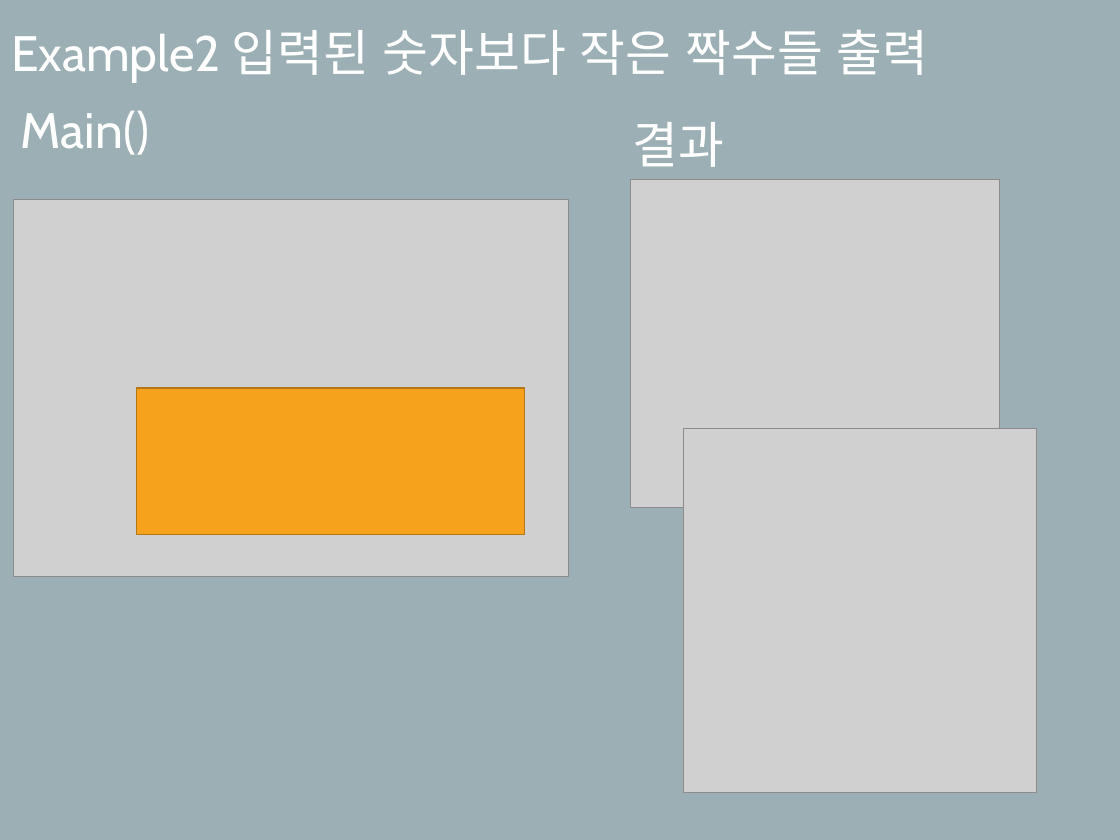
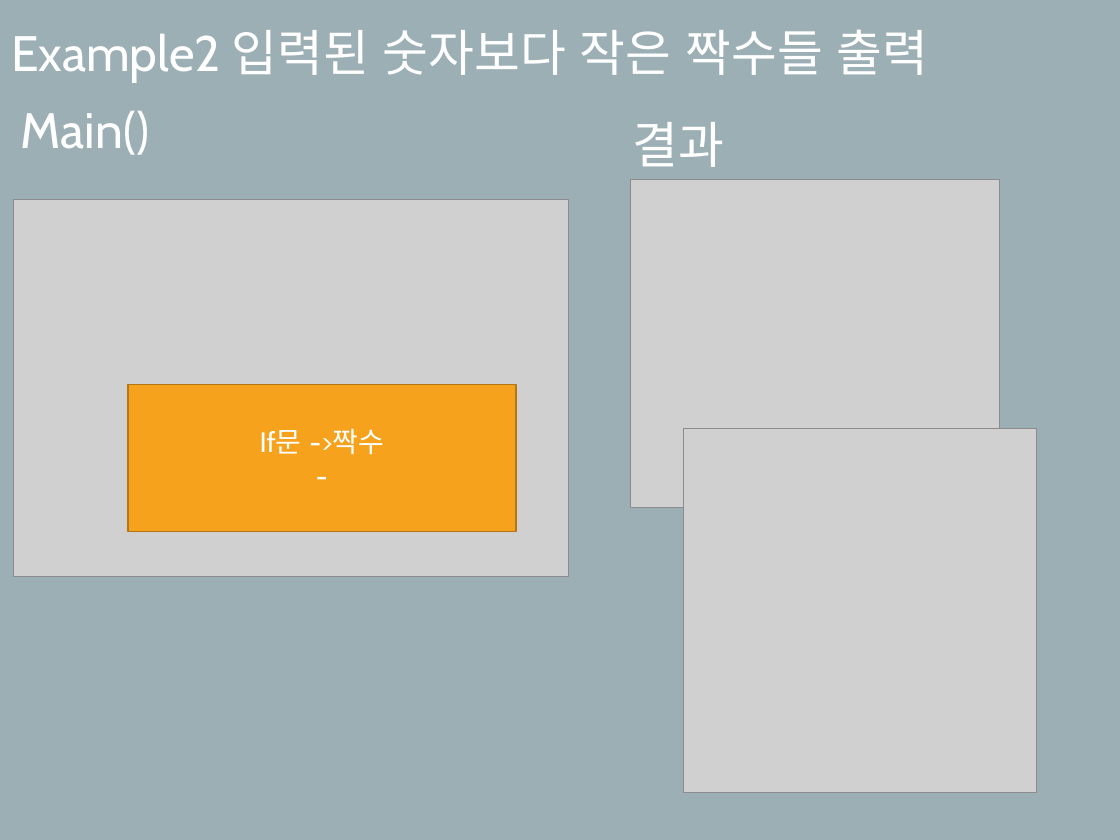
Before and after one commit to SekyuShin/Mentoring, a slide deck: slide 12 of 2019_Mentoring/5_weeks/멘토링_5주차.pptx. Drawn at 1120x840 pixels with LibreOffice and Linux fonts; fonts in the diff are those of the drawing; grey boxes stand for pictures. Boxes give left, top, right and bottom in pixels: in the first picture for what was removed or moved away, otherwise in the second. Text is boxed around its words. In the diff, an @@ line names an element or a change of style, - is before the commit and + after.

```diff
--- a/2019_Mentoring/5_weeks/멘토링_5주차.pptx
+++ b/2019_Mentoring/5_weeks/멘토링_5주차.pptx
@@ rectangle "If문 ->짝수": place and size @@
-rectangle "If문 ->짝수" at [137, 388, 524, 534]
+rectangle "If문 ->짝수" at [128, 385, 515, 532]
@@ text in rectangle at [260, 429, 384, 455]: text added @@
+If문 ->짝수
+-
```
Also in this commit, not shown: 4 other slides changed.
